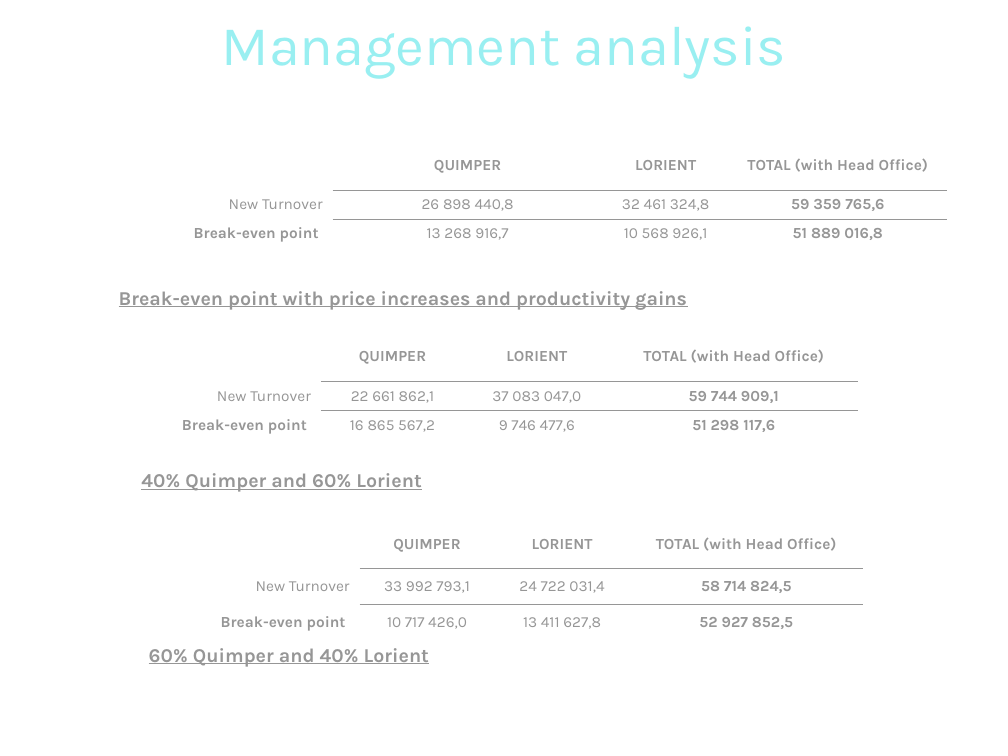
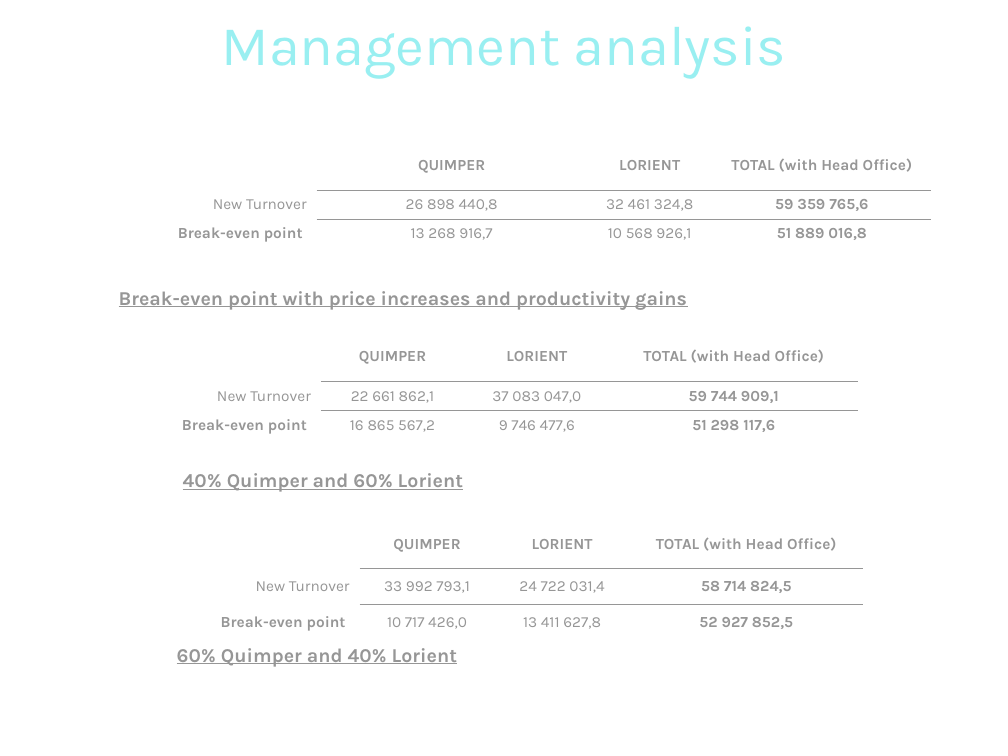
Before and after one commit to pngames/pavillon-noir, a slide deck: slide 19 of .others/tertiaire/tertiaire_finance.ppt. Drawn at 1008x756 pixels with LibreOffice and Linux fonts; fonts in the diff are those of the drawing; background and template pictures are left out. Boxes give left, top, right and bottom in pixels: in the first picture for what was removed or moved away, otherwise in the second. Text is boxed around its words. In the diff, an @@ line names an element or a change of style, - is before the commit and + after.

```diff
--- a/.others/tertiaire/tertiaire_finance.ppt
+++ b/.others/tertiaire/tertiaire_finance.ppt
@@ table: place and size @@
-table at (107, 140, 948, 246)
+table at (91, 140, 931, 246)
@@ text "40% Quimper and 60% Lorient": place and size @@
-text "40% Quimper and 60% Lorient" at (141, 473, 421, 492)
+text "40% Quimper and 60% Lorient" at (183, 473, 463, 492)
@@ text "60% Quimper and 40% Lorient": place and size @@
-text "60% Quimper and 40% Lorient" at (149, 648, 429, 667)
+text "60% Quimper and 40% Lorient" at (177, 648, 457, 667)
```
Also in this commit, not shown: 9 other slides changed.
